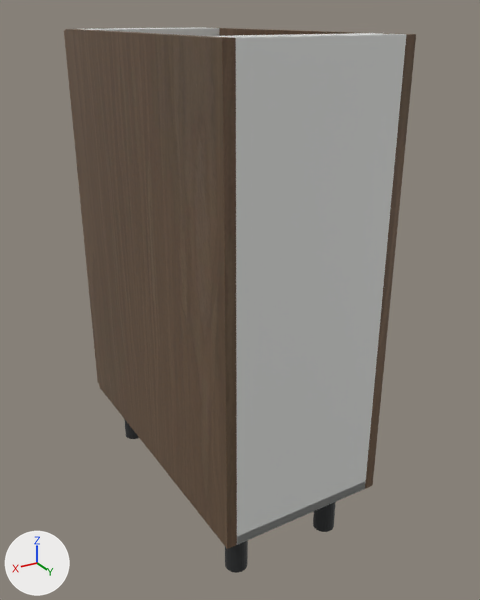
What one commit did to the glTF model storefront/public/cabinet-inventory/models/oppein-pb-mso-bsr12.glb.
Before and after are seen from a 50 mm lens placed at (0.711, 0.716, 0.901), pointed at (0.12, -0.269, 0.409). Arrows for +X, +Y and +Z are at lower left; the lights stay in place. The picture after the commit comes second. Where no turn or scale is listed for an object, it has been applied to the vertices.

The scene before the commit, as lines of its bpy script (objects in view):
```python
me_cube = bpy.data.meshes.new('Cube')
me_cube.from_pydata(...)  # 56 vertices, 108 faces; spans x -0.009..0.009, y -0.293..0.293, z -0.381..0.381
me_cube.materials.append(mat_supplier_finish___smoked_oak)
me_cube_001 = bpy.data.meshes.new('Cube.001')
me_cube_001.from_pydata(...)  # 56 vertices, 108 faces; spans x -0.009..0.009, y -0.293..0.293, z -0.381..0.381
me_cube_001.materials.append(mat_supplier_finish___smoked_oak)
me_cube_003 = bpy.data.meshes.new('Cube.003')
me_cube_003.from_pydata(...)  # 56 vertices, 108 faces; spans x -0.134..0.134, y -0.293..0.293, z -0.009..0.009
me_cube_003.materials.append(mat_cabinet_interior___visual_interpretation)  # white #e5e6e3
ob_cabinet_bottom = bpy.data.objects.new('Cabinet bottom', me_cube_003)
ob_cabinet_bottom.location = (0.152, -0.293, 0.123)
ob_cabinet_side = bpy.data.objects.new('Cabinet side', me_cube)
ob_cabinet_side.location = (0.009, -0.293, 0.495)
ob_cabinet_side_001 = bpy.data.objects.new('Cabinet side.001', me_cube_001)
ob_cabinet_side_001.location = (0.296, -0.293, 0.495)
# also in view: 'Cabinet back' at (0.152, -0.006, 0.495); 'Adjustable foot.002' at (0.25, -0.065, 0.057)
```
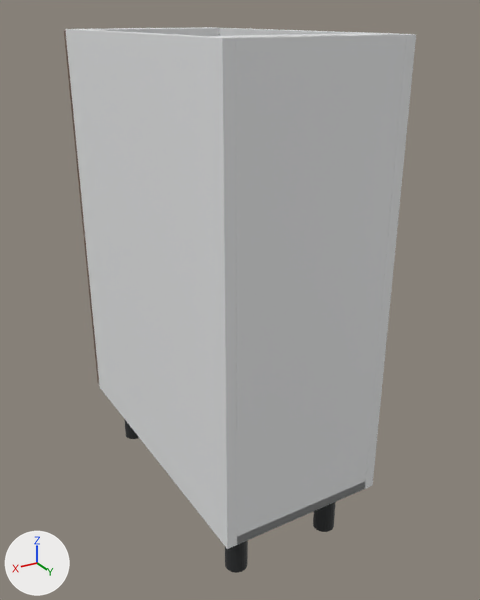
Location of each change, [x1, y1, x2, y2] in pixels of the pictures (480 x 600 px):
'Cabinet side.001', recoloured (lighter)
    both: [65, 29, 237, 549]
'Cabinet side', recoloured
    both: [205, 27, 416, 489]

Diff of the bpy script that builds the scene:
```diff
--- a/storefront/public/cabinet-inventory/models/oppein-pb-mso-bsr12.glb.py
+++ b/storefront/public/cabinet-inventory/models/oppein-pb-mso-bsr12.glb.py
@@ mat_white_cabinet_carcass @@
+mat_white_cabinet_carcass = principled_material('White cabinet carcass')
+mat_white_cabinet_carcass.base_color = (0.82, 0.83, 0.835)  # white #eaebec
+mat_white_cabinet_carcass.roughness = 0.48
@@ me_cube @@
 me_cube.from_pydata(...)  # 56 vertices, 108 faces; spans x -0.009..0.009, y -0.293..0.293, z -0.381..0.381
-me_cube.materials.append(mat_supplier_finish___smoked_oak)
+me_cube.materials.append(mat_white_cabinet_carcass)  # white #eaebec
@@ me_cube_001 @@
 me_cube_001.from_pydata(...)  # 56 vertices, 108 faces; spans x -0.009..0.009, y -0.293..0.293, z -0.381..0.381
-me_cube_001.materials.append(mat_supplier_finish___smoked_oak)
+me_cube_001.materials.append(mat_white_cabinet_carcass)  # white #eaebec
```
